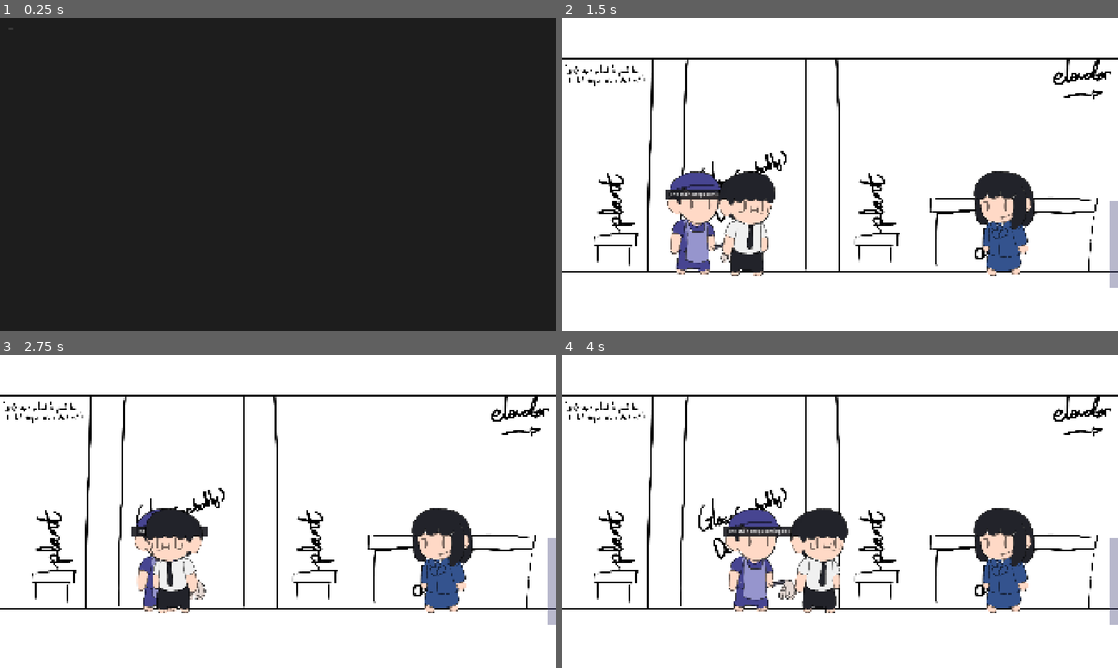
Above: before the commit, frames 1-4 (two rows, left to right).
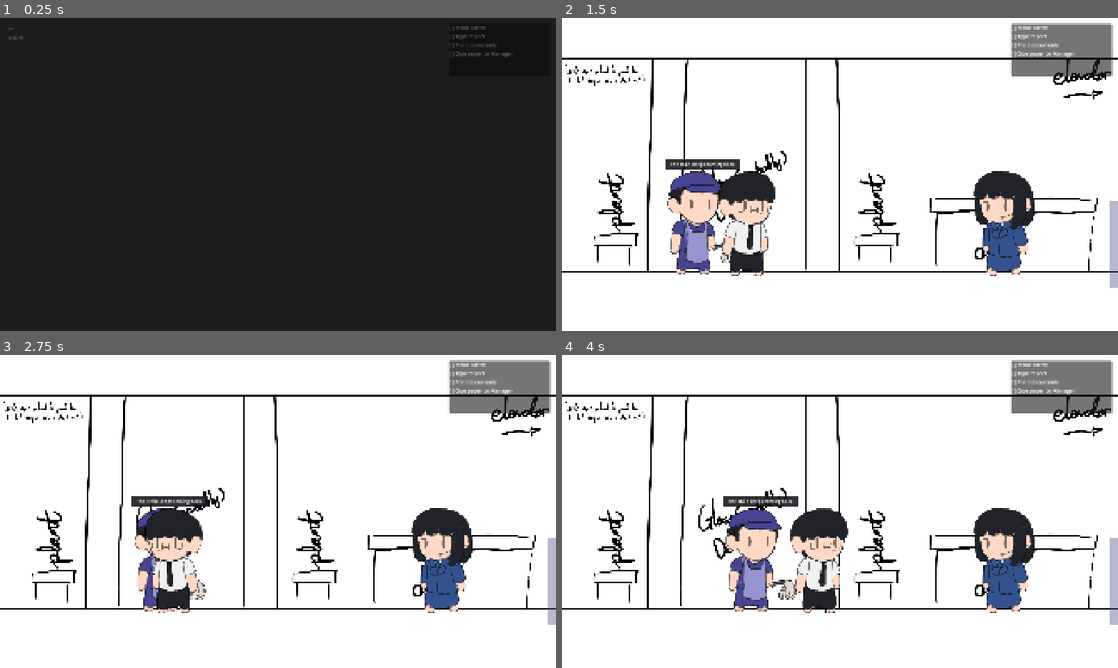
Above: after the commit, the same moments.

Repository: Xcrafter191/Return-To-Work-PLZ
Game: Godot game, scene res://Scenes/Main.tscn
The game is run twice, just before and just after one commit, with the same random seed, the same clock (stepped at 60 frames per second) and the same inputs.
Inputs:
- Up to frame 1 (0.25 s): no input
- Up to frame 2 (1.5 s): hold E (interact) 0.53-1.28 s; hold D (move_right) from 0.53 s (still down); tap E (interact) at 1.35 s
- Up to frame 3 (2.75 s): release D (move_right) at 2.03 s; hold A (move_left) from 2.03 s (still down); hold E (interact) from 2.03 s (still down)
- Up to frame 4 (4 s): release A (move_left) at 2.78 s; release E (interact) at 2.78 s; hold D (move_right) from 2.78 s (still down); tap E (interact) at 2.85 s; hold E (interact) from 3.53 s (still down)

The runs differ from the first frame. In frame 1, 0.1% of the frame differs, in the area x 1-92%, y 2-13%; in frame 2, 3.6%; in frame 3, 3.4%; in frame 4, 3.7%, in the area x 29-100%, y 1-58%.

Commit message:
init V0.1
+ Added 4 tasks
+ added placeholder HUD
+ moving NPC remembers their previous position

Diff:
--- a/return-to-work-plz/Scenes/NPCs/MovingNPC.tscn
+++ b/return-to-work-plz/Scenes/NPCs/MovingNPC.tscn
@@ -31,7 +31,7 @@
 shape = SubResource("RectangleShape2D_detect")
 
 [node name="DialogueBox" type="Node2D" parent="." unique_id=2002028770]
-position = Vector2(0, -120)
+position = Vector2(0, -392)
 
 [node name="BG" type="ColorRect" parent="DialogueBox" unique_id=238868984]
 offset_left = -130.0
--- a/return-to-work-plz/Scenes/NPCs/StationaryNPC.tscn
+++ b/return-to-work-plz/Scenes/NPCs/StationaryNPC.tscn
@@ -29,7 +29,7 @@
 shape = SubResource("RectangleShape2D_detect")
 
 [node name="DialogueBox" type="Node2D" parent="." unique_id=361194360]
-position = Vector2(0, -120)
+position = Vector2(0, -390)
 
 [node name="BG" type="ColorRect" parent="DialogueBox" unique_id=1029205542]
 offset_left = -110.0
--- a/return-to-work-plz/Scenes/Rooms/Cubicle.tscn
+++ b/return-to-work-plz/Scenes/Rooms/Cubicle.tscn
@@ -69,7 +69,8 @@
 [node name="Workstation" type="Node2D" parent="." unique_id=1531955412]
 position = Vector2(1100, 910)
 script = ExtResource("5_interact")
-task_name = "Filing report..."
+task_name = "Typing report..."
+task_id = "type_report"
 
 [node name="DetectionArea" type="Area2D" parent="Workstation" unique_id=1882926841]
 collision_layer = 0
--- a/return-to-work-plz/Scenes/Rooms/Lobby.tscn
+++ b/return-to-work-plz/Scenes/Rooms/Lobby.tscn
@@ -6,12 +6,16 @@
 [ext_resource type="Texture2D" uid="uid://bo843u8lcua6o" path="res://Assets/Rooms/Receptionist_P.png" id="4_bg"]
 [ext_resource type="Texture2D" uid="uid://o4tyd1kljagg" path="res://Assets/Sprites/Receptionist Linda.png" id="5_linda"]
 [ext_resource type="Texture2D" uid="uid://dcoufhb0171vs" path="res://Assets/Sprites/Janitor Mike.png" id="6_mike"]
+[ext_resource type="Script" path="res://Scripts/ClockOut.gd" id="7_clockout"]
 
 [sub_resource type="RectangleShape2D" id="RectangleShape2D_floor"]
 size = Vector2(1920, 40)
 
 [sub_resource type="RectangleShape2D" id="RectangleShape2D_exit"]
 size = Vector2(40, 300)
+
+[sub_resource type="RectangleShape2D" id="RectangleShape2D_clockout"]
+size = Vector2(60, 300)
 
 [node name="Lobby" type="Node2D" unique_id=484555656]
 
@@ -84,3 +88,21 @@
 offset_bottom = 790.0
 text = "→ Elevator"
 horizontal_alignment = 1
+
+[node name="ClockOut" type="Area2D" parent="."]
+position = Vector2(30, 780)
+collision_layer = 0
+collision_mask = 1
+script = ExtResource("7_clockout")
+
+[node name="CollisionShape2D" type="CollisionShape2D" parent="ClockOut"]
+shape = SubResource("RectangleShape2D_clockout")
+
+[node name="PromptLabel" type="Label" parent="ClockOut"]
+offset_left = -30.0
+offset_top = -200.0
+offset_right = 170.0
+offset_bottom = -170.0
+text = "Clock Out"
+horizontal_alignment = 1
+visible = false
--- a/return-to-work-plz/Scenes/Rooms/Lounge.tscn
+++ b/return-to-work-plz/Scenes/Rooms/Lounge.tscn
@@ -1,110 +1,138 @@
-[gd_scene load_steps=5 format=3 uid="uid://room_lounge"]
+[gd_scene format=3 uid="uid://byxylnilpjvd3"]
 
-[ext_resource type="Script" path="res://Scripts/RoomExit.gd" id="1_exit"]
+[ext_resource type="Script" uid="uid://cge2twkky6a4n" path="res://Scripts/RoomExit.gd" id="1_exit"]
 [ext_resource type="PackedScene" uid="uid://npcstat001" path="res://Scenes/NPCs/StationaryNPC.tscn" id="2_npc_stat"]
+[ext_resource type="Script" path="res://Scripts/InteractableObject.gd" id="3_interact"]
 
 [sub_resource type="RectangleShape2D" id="RectangleShape2D_floor"]
 size = Vector2(1920, 40)
 
 [sub_resource type="RectangleShape2D" id="RectangleShape2D_exit"]
-size = Vector2(40, 300)
+size = Vector2(40, 708)
 
-[node name="Lounge" type="Node2D"]
+[sub_resource type="RectangleShape2D" id="RectangleShape2D_workarea"]
+size = Vector2(80, 80)
 
-[node name="Background" type="ColorRect" parent="."]
+[node name="Lounge" type="Node2D" unique_id=504442500]
+
+[node name="Background" type="ColorRect" parent="." unique_id=387662392]
 offset_right = 1920.0
 offset_bottom = 1080.0
 color = Color(0.85, 0.8, 0.7, 1)
 
-[node name="FloorVisual" type="ColorRect" parent="."]
+[node name="FloorVisual" type="ColorRect" parent="." unique_id=838317189]
 offset_top = 930.0
 offset_right = 1920.0
 offset_bottom = 1080.0
 color = Color(0.5, 0.45, 0.35, 1)
 
-[node name="Floor" type="StaticBody2D" parent="."]
+[node name="Floor" type="StaticBody2D" parent="." unique_id=844165155]
 position = Vector2(960, 930)
 collision_layer = 2
 collision_mask = 0
 
-[node name="CollisionShape2D" type="CollisionShape2D" parent="Floor"]
+[node name="CollisionShape2D" type="CollisionShape2D" parent="Floor" unique_id=540831116]
 shape = SubResource("RectangleShape2D_floor")
 
-[node name="RoomCenter" type="Marker2D" parent="."]
+[node name="RoomCenter" type="Marker2D" parent="." unique_id=1878961333]
 position = Vector2(960, 540)
 
-[node name="SpawnDefault" type="Marker2D" parent="."]
+[node name="SpawnDefault" type="Marker2D" parent="." unique_id=831021334]
 position = Vector2(300, 910)
 
-[node name="SpawnFromCubicle" type="Marker2D" parent="."]
+[node name="SpawnFromCubicle" type="Marker2D" parent="." unique_id=2099478537]
 position = Vector2(1750, 910)
 
-[node name="SpawnFromElevator" type="Marker2D" parent="."]
+[node name="SpawnFromElevator" type="Marker2D" parent="." unique_id=1434384043]
 position = Vector2(1750, 910)
 
-[node name="RoomLabel" type="Label" parent="."]
+[node name="RoomLabel" type="Label" parent="." unique_id=10512193]
 offset_left = 860.0
 offset_top = 30.0
 offset_right = 1060.0
 offset_bottom = 60.0
+text = "LOUNGE"
 horizontal_alignment = 1
-text = "LOUNGE"
 
-[node name="Couch" type="ColorRect" parent="."]
+[node name="Couch" type="ColorRect" parent="." unique_id=1427785207]
 offset_left = 300.0
 offset_top = 860.0
 offset_right = 550.0
 offset_bottom = 930.0
 color = Color(0.6, 0.35, 0.2, 1)
 
-[node name="CoffeeMachine" type="ColorRect" parent="."]
+[node name="CoffeeMachine" type="ColorRect" parent="." unique_id=764965520]
 offset_left = 800.0
 offset_top = 840.0
 offset_right = 870.0
 offset_bottom = 930.0
 color = Color(0.3, 0.2, 0.15, 1)
 
-[node name="SleepingEmployee" parent="." instance=ExtResource("2_npc_stat")]
+[node name="CoffeeTask" type="Node2D" parent="."]
+position = Vector2(835, 910)
+script = ExtResource("3_interact")
+task_name = "Making coffee..."
+task_duration = 2.5
+task_id = "coffee"
+
+[node name="DetectionArea" type="Area2D" parent="CoffeeTask"]
+collision_layer = 0
+collision_mask = 1
+
+[node name="CollisionShape2D" type="CollisionShape2D" parent="CoffeeTask/DetectionArea"]
+position = Vector2(0, -40)
+shape = SubResource("RectangleShape2D_workarea")
+
+[node name="PromptLabel" type="Label" parent="CoffeeTask"]
+offset_left = -60.0
+offset_top = -100.0
+offset_right = 60.0
+offset_bottom = -80.0
+horizontal_alignment = 1
+text = "Press [E] - Make coffee"
+visible = false
+
+[node name="SleepingEmployee" parent="." unique_id=816831148 instance=ExtResource("2_npc_stat")]
 position = Vector2(420, 930)
 npc_name = "Sleeping Employee"
 dialogue_text = "Zzz..."
 
-[node name="ExitToCubicle" type="Area2D" parent="."]
+[node name="ExitToCubicle" type="Area2D" parent="." unique_id=993732017]
 position = Vector2(1910, 780)
 collision_layer = 0
-collision_mask = 1
 script = ExtResource("1_exit")
 target_room = "Cubicle"
 target_spawn = "SpawnFromLounge"
 
-[node name="CollisionShape2D" type="CollisionShape2D" parent="ExitToCubicle"]
+[node name="CollisionShape2D" type="CollisionShape2D" parent="ExitToCubicle" unique_id=1223751488]
+position = Vector2(0, -186)
 shape = SubResource("RectangleShape2D_exit")
 
-[node name="ExitVisual_Right" type="ColorRect" parent="."]
+[node name="ExitVisual_Right" type="ColorRect" parent="." unique_id=1700901011]
 offset_left = 1890.0
 offset_top = 630.0
 offset_right = 1920.0
 offset_bottom = 930.0
 color = Color(0.3, 0.3, 0.5, 0.4)
 
-[node name="ExitLabel_Right" type="Label" parent="."]
+[node name="ExitLabel_Right" type="Label" parent="." unique_id=1008443305]
 offset_left = 1800.0
 offset_top = 760.0
 offset_right = 1910.0
 offset_bottom = 790.0
+text = "→ Cubicle"
 horizontal_alignment = 1
-text = "→ Cubicle"
 
-[node name="WallLeft" type="StaticBody2D" parent="."]
+[node name="WallLeft" type="StaticBody2D" parent="." unique_id=1852337113]
 position = Vector2(-10, 540)
 collision_layer = 2
 collision_mask = 0
 
-[node name="CollisionShape2D" type="CollisionShape2D" parent="WallLeft"]
+[node name="CollisionShape2D" type="CollisionShape2D" parent="WallLeft" unique_id=2119915556]
+position = Vector2(-2, 55)
 shape = SubResource("RectangleShape2D_exit")
 
-[node name="WallVisual_Left" type="ColorRect" parent="."]
-offset_top = 0.0
+[node name="WallVisual_Left" type="ColorRect" parent="." unique_id=1620213676]
 offset_right = 10.0
 offset_bottom = 930.0
 color = Color(0.4, 0.38, 0.35, 1)
--- a/return-to-work-plz/Scenes/Rooms/Meeting.tscn
+++ b/return-to-work-plz/Scenes/Rooms/Meeting.tscn
@@ -1,14 +1,18 @@
-[gd_scene load_steps=6 format=3 uid="uid://room_meeting"]
+[gd_scene load_steps=8 format=3 uid="uid://room_meeting"]
 
 [ext_resource type="Script" path="res://Scripts/RoomExit.gd" id="1_exit"]
 [ext_resource type="PackedScene" uid="uid://npcstat001" path="res://Scenes/NPCs/StationaryNPC.tscn" id="2_npc_stat"]
 [ext_resource type="Texture2D" path="res://Assets/Sprites/Manager Luke.png" id="3_luke"]
+[ext_resource type="Script" path="res://Scripts/InteractableObject.gd" id="4_interact"]
 
 [sub_resource type="RectangleShape2D" id="RectangleShape2D_floor"]
 size = Vector2(1920, 40)
 
 [sub_resource type="RectangleShape2D" id="RectangleShape2D_exit"]
 size = Vector2(40, 300)
+
+[sub_resource type="RectangleShape2D" id="RectangleShape2D_workarea"]
+size = Vector2(80, 80)
 
 [node name="Meeting" type="Node2D"]
 
@@ -71,6 +75,30 @@
 dialogue_text = "Let's circle back on that."
 sprite_texture = ExtResource("3_luke")
 
+[node name="GivePaperTask" type="Node2D" parent="."]
+position = Vector2(950, 910)
+script = ExtResource("4_interact")
+task_name = "Giving paper to Manager..."
+task_duration = 2.0
+task_id = "give_paper"
+
+[node name="DetectionArea" type="Area2D" parent="GivePaperTask"]
+collision_layer = 0
+collision_mask = 1
+
+[node name="CollisionShape2D" type="CollisionShape2D" parent="GivePaperTask/DetectionArea"]
+position = Vector2(0, -40)
+shape = SubResource("RectangleShape2D_workarea")
+
+[node name="PromptLabel" type="Label" parent="GivePaperTask"]
+offset_left = -80.0
+offset_top = -100.0
+offset_right = 80.0
+offset_bottom = -80.0
+horizontal_alignment = 1
+text = "Press [E] - Give paper"
+visible = false
+
 [node name="ExitToElevator" type="Area2D" parent="."]
 position = Vector2(10, 780)
 collision_layer = 0
--- a/return-to-work-plz/Scenes/Rooms/Printer.tscn
+++ b/return-to-work-plz/Scenes/Rooms/Printer.tscn
@@ -5,12 +5,16 @@
 [ext_resource type="PackedScene" uid="uid://npcmov001" path="res://Scenes/NPCs/MovingNPC.tscn" id="3_npc_mov"]
 [ext_resource type="Texture2D" uid="uid://cp7wqdgrxhkw3" path="res://Assets/Sprites/Technician Mark.png" id="4_mark"]
 [ext_resource type="Texture2D" uid="uid://cp0ngqasjl53u" path="res://Assets/Sprites/Intern Olivia.png" id="5_olivia"]
+[ext_resource type="Script" path="res://Scripts/InteractableObject.gd" id="6_interact"]
 
 [sub_resource type="RectangleShape2D" id="RectangleShape2D_floor"]
 size = Vector2(1920, 40)
 
 [sub_resource type="RectangleShape2D" id="RectangleShape2D_exit"]
 size = Vector2(40, 300)
+
+[sub_resource type="RectangleShape2D" id="RectangleShape2D_workarea"]
+size = Vector2(80, 80)
 
 [node name="Printer" type="Node2D" unique_id=299845132]
 
@@ -57,6 +61,30 @@
 offset_right = 1100.0
 offset_bottom = 930.0
 color = Color(0.35, 0.35, 0.38, 1)
+
+[node name="PrintTask" type="Node2D" parent="."]
+position = Vector2(1000, 910)
+script = ExtResource("6_interact")
+task_name = "Printing documents..."
+task_duration = 3.0
+task_id = "print_paper"
+
+[node name="DetectionArea" type="Area2D" parent="PrintTask"]
+collision_layer = 0
+collision_mask = 1
+
+[node name="CollisionShape2D" type="CollisionShape2D" parent="PrintTask/DetectionArea"]
+position = Vector2(0, -40)
+shape = SubResource("RectangleShape2D_workarea")
+
+[node name="PromptLabel" type="Label" parent="PrintTask"]
+offset_left = -80.0
+offset_top = -100.0
+offset_right = 80.0
+offset_bottom = -80.0
+horizontal_alignment = 1
+text = "Press [E] - Print documents"
+visible = false
 
 [node name="Shelf" type="ColorRect" parent="." unique_id=1626604397]
 offset_left = 1400.0
--- a/return-to-work-plz/Scenes/UI/HUD.tscn
+++ b/return-to-work-plz/Scenes/UI/HUD.tscn
@@ -12,3 +12,30 @@
 offset_right = 350.0
 offset_bottom = 55.0
 text = "..."
+
+[node name="LoopLabel" type="Label" parent="."]
+offset_left = 30.0
+offset_top = 55.0
+offset_right = 350.0
+offset_bottom = 85.0
+text = "Day #1"
+
+[node name="ObjectivePanel" type="PanelContainer" parent="."]
+offset_left = 1550.0
+offset_top = 20.0
+offset_right = 1900.0
+offset_bottom = 200.0
+
+[node name="ObjectiveList" type="VBoxContainer" parent="ObjectivePanel"]
+offset_left = 10.0
+offset_top = 10.0
+offset_right = 340.0
+offset_bottom = 170.0
+
+[node name="ClockOutLabel" type="Label" parent="."]
+offset_left = 700.0
+offset_top = 950.0
+offset_right = 1220.0
+offset_bottom = 990.0
+text = "All tasks done! Go to the Lobby and clock out."
+horizontal_alignment = 1
--- /dev/null
+++ b/return-to-work-plz/Scripts/ClockOut.gd
@@ -0,0 +1,50 @@
+extends Area2D
+
+## ClockOut — Placed at the far-left wall of Lobby.
+## When player walks into this area AND all objectives are complete,
+## triggers the loop restart.
+
+var player_in_range: bool = false
+
+@onready var prompt_label: Label = $PromptLabel
+
+func _ready() -> void:
+	prompt_label.visible = false
+	body_entered.connect(_on_body_entered)
+	body_exited.connect(_on_body_exited)
+	# Listen for all objectives completed to show prompt if player already here
+	GameManager.all_objectives_completed.connect(_check_show_prompt)
+
+func _on_body_entered(body: Node2D) -> void:
+	if body.is_in_group("player"):
+		player_in_range = true
+		if GameManager.can_clock_out():
+			_do_clock_out()
+
+func _on_body_exited(body: Node2D) -> void:
+	if body.is_in_group("player"):
+		player_in_range = false
+		prompt_label.visible = false
+
+func _check_show_prompt() -> void:
+	if player_in_range:
+		_do_clock_out()
+
+func _do_clock_out() -> void:
+	# Show brief "Clocking out..." feedback then restart loop
+	prompt_label.visible = true
+	prompt_label.text = "Clocking out..."
+
+	# Disable player movement briefly
+	var players = get_tree().get_nodes_in_group("player")
+	if players.size() > 0:
+		players[0].set_physics_process(false)
+		players[0].set_process_input(false)
+
+	# Short delay then restart
+	await get_tree().create_timer(1.0).timeout
+	GameManager.clock_out()
+	RoomManager.change_room("Lobby", "SpawnDefault")
+
+	# Re-enable player (RoomManager handles this after transition)
+	prompt_label.visible = false
--- /dev/null
+++ b/return-to-work-plz/Scripts/GameManager.gd
@@ -0,0 +1,99 @@
+extends Node
+
+## GameManager — Autoload Singleton
+## Tracks the core gameplay loop: objectives, quota, loops, NPC state.
+
+signal objective_completed(task_id: String)
+signal all_objectives_completed()
+signal loop_restarted(loop_number: int)
+
+# ── Loop state ──
+var current_loop: int = 1
+var difficulty_modifier: float = 1.0  # Scales task duration
+
+# ── Objective definitions ──
+# Each objective: { "id": String, "label": String, "room": String, "completed": bool }
+var objectives: Array = []
+
+# ── NPC position persistence ──
+# { "RoomName": { "NPCNodeName": Vector2 } }
+var npc_positions: Dictionary = {}
+
+func _ready() -> void:
+	_build_objectives()
+
+## Build the fixed 4-task list (will be 10 in final)
+func _build_objectives() -> void:
+	objectives = [
+		{ "id": "coffee", "label": "Make coffee", "room": "Lounge", "completed": false },
+		{ "id": "type_report", "label": "Type report", "room": "Cubicle", "completed": false },
+		{ "id": "print_paper", "label": "Print documents", "room": "Printer", "completed": false },
+		{ "id": "give_paper", "label": "Give paper to Manager", "room": "Meeting", "completed": false },
+	]
+
+## Called by InteractableObject when a task finishes
+func complete_objective(task_id: String) -> void:
+	for obj in objectives:
+		if obj["id"] == task_id and not obj["completed"]:
+			obj["completed"] = true
+			objective_completed.emit(task_id)
+			print("[GameManager] Objective completed: %s" % task_id)
+			if _all_completed():
+				all_objectives_completed.emit()
+				print("[GameManager] All objectives done! Clock out to finish the loop.")
+			return
+
+func _all_completed() -> bool:
+	for obj in objectives:
+		if not obj["completed"]:
+			return false
+	return true
+
+func get_completed_count() -> int:
+	var count: int = 0
+	for obj in objectives:
+		if obj["completed"]:
+			count += 1
+	return count
+
+func get_total_count() -> int:
+	return objectives.size()
+
+## Check if all objectives are done (for clock-out gate)
+func can_clock_out() -> bool:
+	return _all_completed()
+
+## Called when player clocks out at Lobby wall
+func clock_out() -> void:
+	current_loop += 1
+	difficulty_modifier += 0.15  # Each loop: tasks take ~15% longer
+	_build_objectives()  # Reset all tasks
+	npc_positions.clear()  # Reset NPC positions on new loop
+	loop_restarted.emit(current_loop)
+	print("[GameManager] === LOOP %d START === (difficulty: %.2f)" % [current_loop, difficulty_modifier])
+
+## Get the scaled task duration
+func get_scaled_duration(base_duration: float) -> float:
+	return base_duration * difficulty_modifier
+
+# ── NPC Position Persistence ──
+
+## Save a room's moving NPC positions before unloading
+func save_npc_positions(room_name: String, room_node: Node2D) -> void:
+	var positions: Dictionary = {}
+	for child in room_node.get_children():
+		if child is CharacterBody2D and child.has_method("_physics_process"):
+			# Only save NPCs, not the player
+			if not child.is_in_group("player"):
+				positions[child.name] = child.global_position
+	if positions.size() > 0:
+		npc_positions[room_name] = positions
+
+## Restore NPC positions after loading a room
+func restore_npc_positions(room_name: String, room_node: Node2D) -> void:
+	if room_name not in npc_positions:
+		return
+	var positions: Dictionary = npc_positions[room_name]
+	for child in room_node.get_children():
+		if child.name in positions:
+			child.global_position = positions[child.name]
--- a/return-to-work-plz/Scripts/HUD.gd
+++ b/return-to-work-plz/Scripts/HUD.gd
@@ -1,11 +1,51 @@
 extends CanvasLayer
 
-## HUD — Basic UI overlay showing room name.
+## HUD — Placeholder UI overlay.
+## Shows room name, loop counter, objective checklist, clock-out prompt.
 
 @onready var room_label: Label = $RoomLabel
+@onready var loop_label: Label = $LoopLabel
+@onready var objective_list: VBoxContainer = $ObjectivePanel/ObjectiveList
+@onready var objective_panel: PanelContainer = $ObjectivePanel
+@onready var clockout_label: Label = $ClockOutLabel
 
 func _ready() -> void:
 	RoomManager.room_changed.connect(_on_room_changed)
+	GameManager.objective_completed.connect(_on_objective_completed)
+	GameManager.all_objectives_completed.connect(_on_all_completed)
+	GameManager.loop_restarted.connect(_on_loop_restarted)
+	clockout_label.visible = false
+	_update_loop_label()
+	_build_objective_list()
 
 func _on_room_changed(room_name: String) -> void:
 	room_label.text = room_name
+
+func _on_objective_completed(_task_id: String) -> void:
+	_build_objective_list()
+
+func _on_all_completed() -> void:
+	clockout_label.visible = true
+
+func _on_loop_restarted(loop_number: int) -> void:
+	_update_loop_label()
+	_build_objective_list()
+	clockout_label.visible = false
+
+func _update_loop_label() -> void:
+	loop_label.text = "Day #%d" % GameManager.current_loop
+
+func _build_objective_list() -> void:
+	# Clear existing items
+	for child in objective_list.get_children():
+		child.queue_free()
+	# Build fresh list
+	for obj in GameManager.objectives:
+		var item = Label.new()
+		if obj["completed"]:
+			item.text = "[x] " + obj["label"]
+			item.modulate = Color(0.5, 0.5, 0.5, 0.7)
+		else:
+			item.text = "[ ] " + obj["label"]
+		item.add_theme_font_size_override("font_size", 18)
+		objective_list.add_child(item)
--- a/return-to-work-plz/Scripts/InteractableObject.gd
+++ b/return-to-work-plz/Scripts/InteractableObject.gd
@@ -2,9 +2,11 @@
 
 ## InteractableObject — Workstation/desk object that the player can interact with.
 ## Shows "Press E" prompt when near, starts a timed task on the player.
+## Reports completion to GameManager.
 
 @export var task_name: String = "Working..."
 @export var task_duration: float = 3.0
+@export var task_id: String = ""  ## Must match a GameManager objective id
 
 var player_in_range: bool = false
 var current_player: CharacterBody2D = null
@@ -16,12 +18,16 @@
 	prompt_label.visible = false
 	$DetectionArea.body_entered.connect(_on_body_entered)
 	$DetectionArea.body_exited.connect(_on_body_exited)
+	# Listen for loop restart to reset this task
+	GameManager.loop_restarted.connect(_on_loop_restarted)
 
 func _input(event: InputEvent) -> void:
 	if event.is_action_pressed("interact") and player_in_range and current_player:
 		if not current_player.is_working and not task_completed:
 			prompt_label.visible = false
-			current_player.start_task(task_duration)
+			# Scale duration by difficulty
+			var scaled_dur = GameManager.get_scaled_duration(task_duration)
+			current_player.start_task(scaled_dur)
 
 func _on_body_entered(body: Node2D) -> void:
 	if body.is_in_group("player"):
@@ -45,7 +51,17 @@
 	task_completed = true
 	prompt_label.text = "Done!"
 	prompt_label.visible = true
+	# Report to GameManager
+	if task_id != "":
+		GameManager.complete_objective(task_id)
 	var tween = create_tween()
 	tween.tween_interval(1.5)
 	tween.tween_property(prompt_label, "modulate:a", 0.0, 1.0)
 	tween.tween_callback(func(): prompt_label.visible = false; prompt_label.modulate.a = 1.0)
+
+func _on_loop_restarted(_loop_number: int) -> void:
+	# Reset this task for the new loop
+	task_completed = false
+	prompt_label.text = "Press [E] - " + task_name
+	prompt_label.modulate.a = 1.0
+	prompt_label.visible = false
--- a/return-to-work-plz/Scripts/NPCMoving.gd
+++ b/return-to-work-plz/Scripts/NPCMoving.gd
@@ -10,7 +10,7 @@
 @export var patrol_left_x: float = 100.0
 @export var patrol_right_x: float = 500.0
 @export var sprite_texture: Texture2D = null
-@export var dialogue_offset_y: float = -280.0
+@export var dialogue_offset_y: float = -20.0
 
 var _moving_right: bool = true
 var player_nearby: bool = false
@@ -28,9 +28,17 @@
 	dialogue_label.text = dialogue_text
 	if sprite_texture:
 		sprite.texture = sprite_texture
+	_update_dialogue_position()
 	_resize_dialogue_bg()
 	$InteractionArea.body_entered.connect(_on_player_entered)
 	$InteractionArea.body_exited.connect(_on_player_exited)
+
+func _update_dialogue_position() -> void:
+	var sprite_height: float = 0.0
+	if sprite.texture:
+		sprite_height = sprite.texture.get_height() * abs(sprite.scale.y)
+	var sprite_top: float = sprite.position.y - (sprite_height / 2.0)
+	dialogue_box.position.y = sprite_top + dialogue_offset_y
 
 func _resize_dialogue_bg() -> void:
 	await get_tree().process_frame
--- a/return-to-work-plz/Scripts/NPCStationary.gd
+++ b/return-to-work-plz/Scripts/NPCStationary.gd
@@ -7,7 +7,7 @@
 @export var dialogue_text: String = "Hey, back to work..."
 @export var gravity: float = 980.0
 @export var sprite_texture: Texture2D = null
-@export var dialogue_offset_y: float = -280.0
+@export var dialogue_offset_y: float = -380.0
 
 var player_nearby: bool = false
 var _fade_tween: Tween = null
--- a/return-to-work-plz/Scripts/RoomManager.gd
+++ b/return-to-work-plz/Scripts/RoomManager.gd
@@ -61,6 +61,8 @@
 	# Unload current room
 	var room_container: Node2D = get_meta("room_container")
 	if current_room:
+		# Save NPC positions before unloading
+		GameManager.save_npc_positions(current_room_name, current_room)
 		# Remove player from current room before freeing
 		if player and player.get_parent() == current_room:
 			current_room.remove_child(player)
@@ -72,6 +74,9 @@
 	current_room = room_scene.instantiate()
 	room_container.add_child(current_room)
 	current_room_name = room_name
+
+	# Restore NPC positions
+	GameManager.restore_npc_positions(room_name, current_room)
 
 	# Place player at spawn point
 	if player:
--- a/return-to-work-plz/project.godot
+++ b/return-to-work-plz/project.godot
@@ -18,6 +18,7 @@
 [autoload]
 
 RoomManager="*res://Scripts/RoomManager.gd"
+GameManager="*res://Scripts/GameManager.gd"
 
 [display]
 
